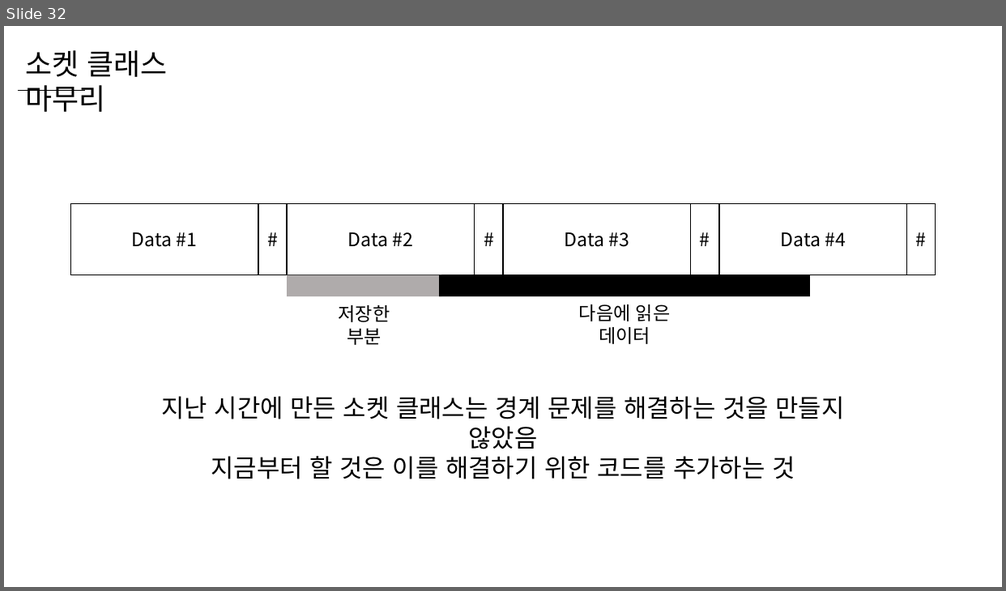
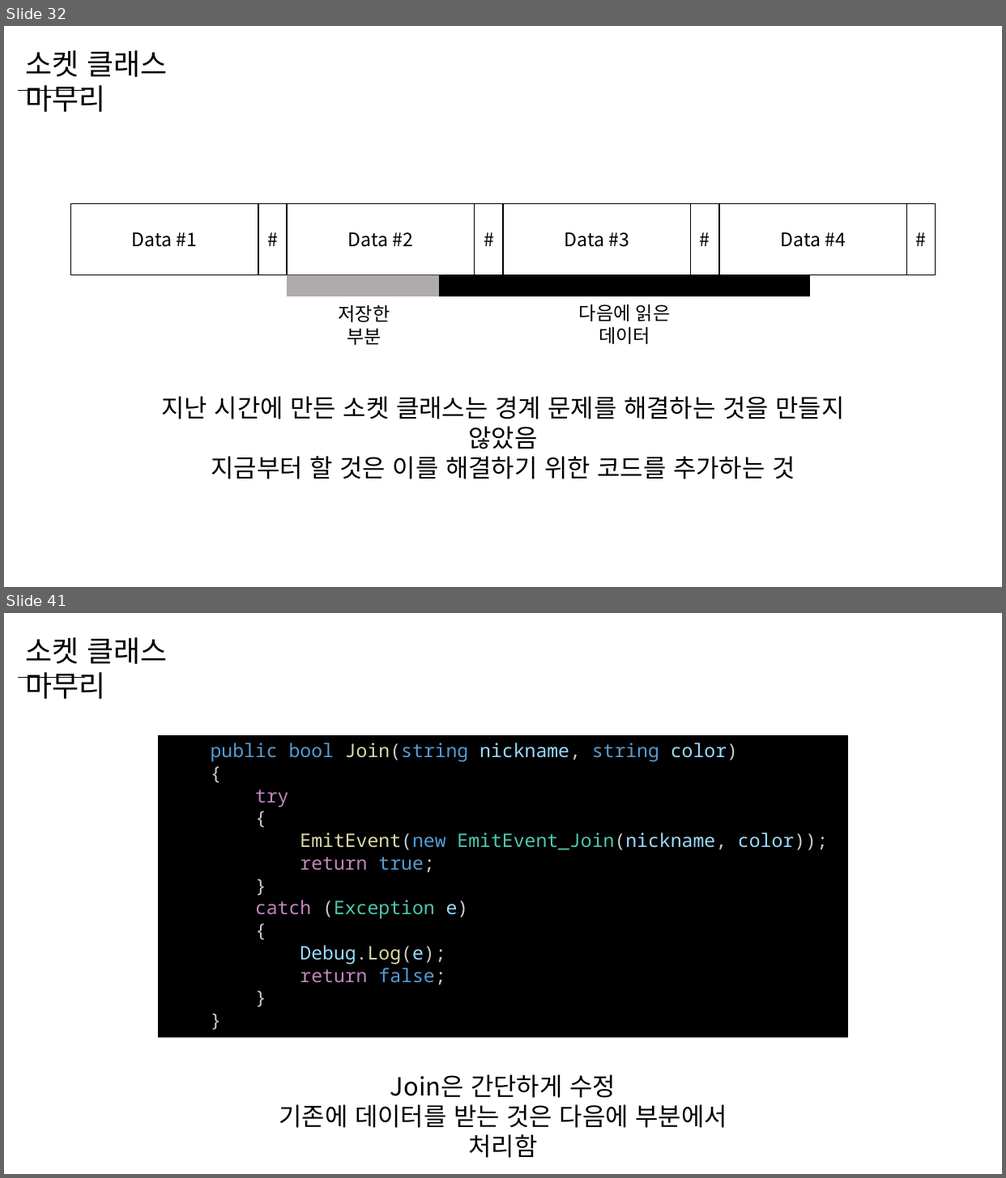
Before and after one commit to WooLyung/2023-Unity-Lecture, a slide deck: Day 2.pptx. Shown one above the other, each under a label of ours: slide 32 before the commit, slides 32 and 41 after it; the slides between them are not shown. The pictures are 1006x591 and 1006x1178 pixels, drawn with LibreOffice and Linux fonts; fonts in the diff are those of the drawing. Boxes give left, top, right and bottom in pixels: in the first picture for what was removed or moved away, otherwise in the second. Text is boxed around its words. In the diff, an @@ line names an element or a change of style, - is before the commit and + after.

```diff
--- a/Day 2.pptx
+++ b/Day 2.pptx
@@ slide 41 added at (4, 613, 1002, 1174), background #FFFFFF @@
@@ text added at (25, 637, 167, 699), 28 pt, text #000000 @@
+소켓 클래스 마무리
@@ line added from (19, 677) to (85, 677), #000000 0.5 pt @@
@@ rectangle added at (158, 736, 849, 1038), fill #000000, 18 pt, text #569CD6 @@
+public bool Join(string nickname, string color)
+{
+try
+{
+EmitEvent(new EmitEvent_Join(nickname, color));
+return true;
+}
+catch (Exception e)
+{
+Debug.Log(e);
+return false;
+}
+}
@@ text added at (279, 1075, 727, 1158), 24 pt, text #000000 @@
+Join은 간단하게 수정
+기존에 데이터를 받는 것은 다음에 부분에서 처리함
```
Also in this commit, not shown: 2 slides changed, 40 other slides added, 27 other files.
